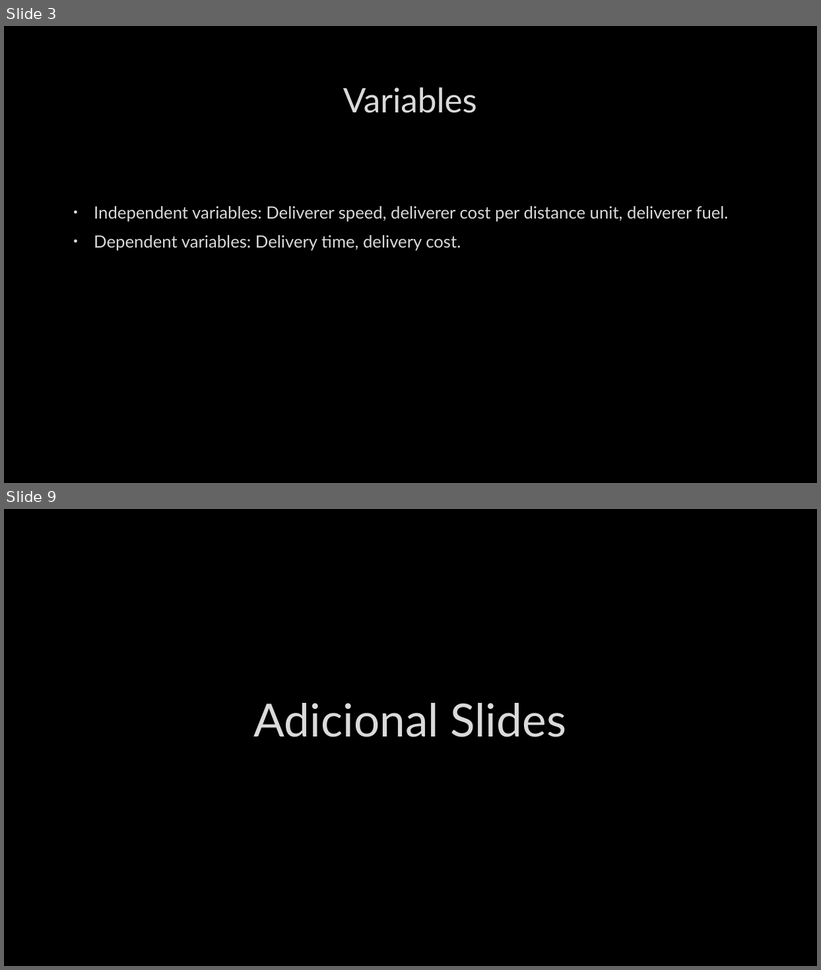
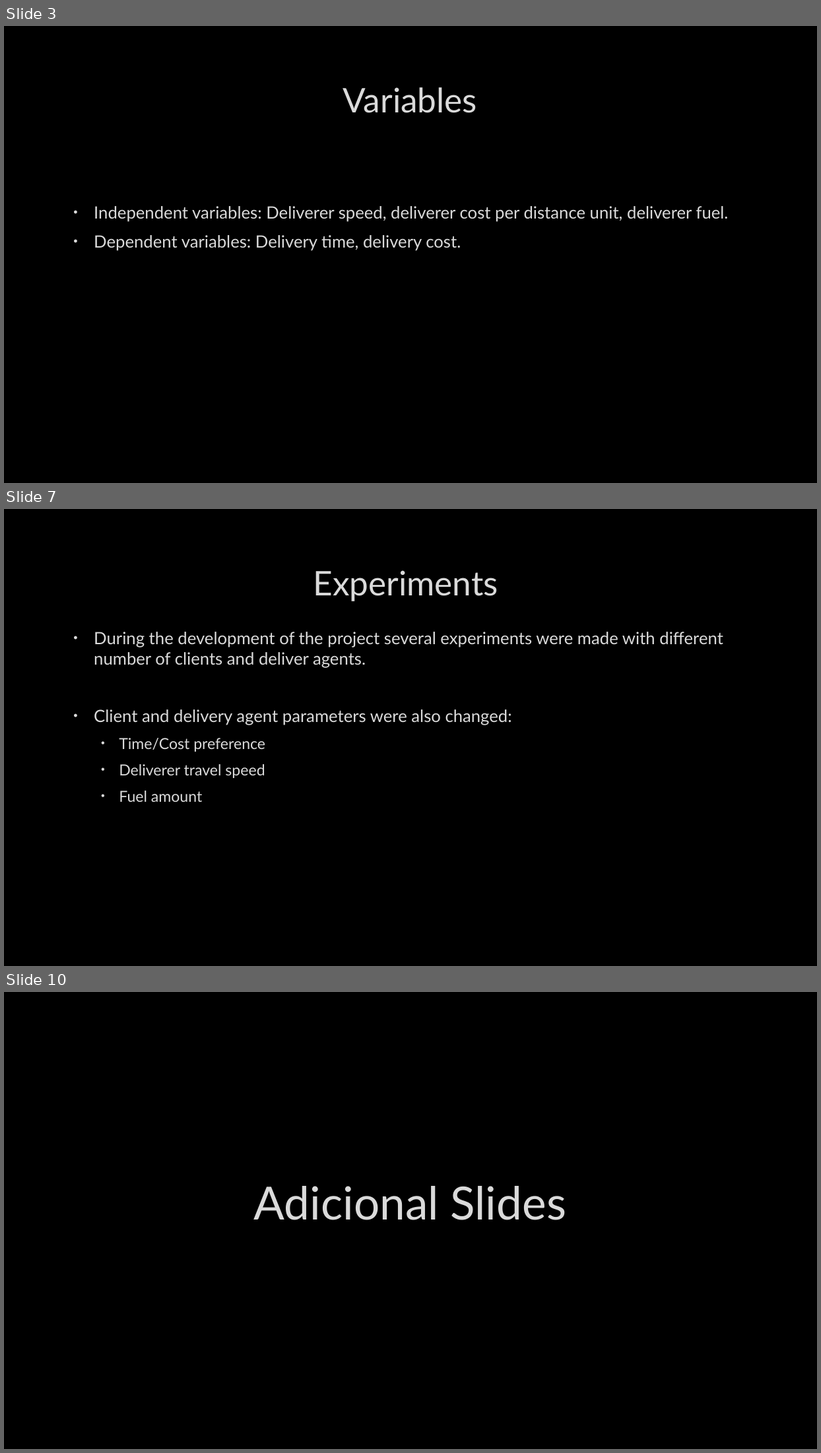
Before and after one commit to joao0903/ASMA, a slide deck: docs/Uber Eats.pptx. Shown one above the other, each under a label of ours: slides 3 and 9 before the commit, slides 3, 7 and 10 after it; the slides between them are not shown. The pictures are 821x970 and 821x1453 pixels, drawn with LibreOffice and Linux fonts; fonts in the diff are those of the drawing; background and template pictures are left out. Boxes give left, top, right and bottom in pixels: in the first picture for what was removed or moved away, otherwise in the second. Text is boxed around its words. In the diff, an @@ line names an element or a change of style, - is before the commit and + after.

```diff
--- a/docs/Uber Eats.pptx
+++ b/docs/Uber Eats.pptx
@@ slide 7 added at <box>4,509,817,966</box>, background picture (left out) @@
@@ title added at <box>314,570,498,601</box>, 40 pt, text #DADADA @@
+Experiments
@@ text added at <box>94,632,723,802</box>, 20 pt, text #DADADA @@
+• During the development of the project several experiments were made with different number of clients and deliver agents.
+• Client and delivery agent parameters were also changed:
+  • Time/Cost preference
+  • Deliverer travel speed
+  • Fuel amount
@@ what was slide 9 is now slide 10 @@
```
Also in this commit, not shown: 6 slides changed, 1 other slide added, 1 slide removed, 8 other files.
